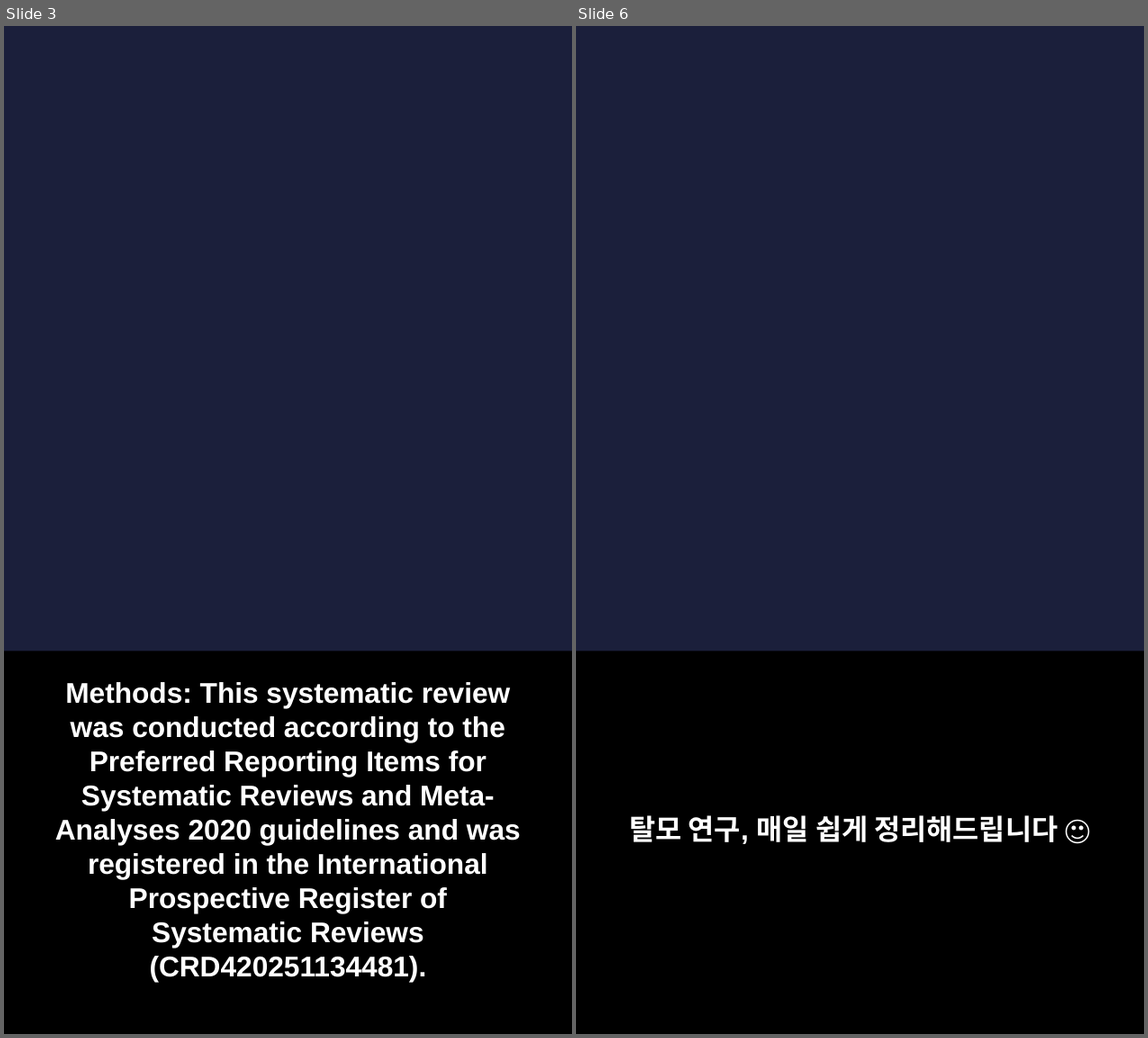
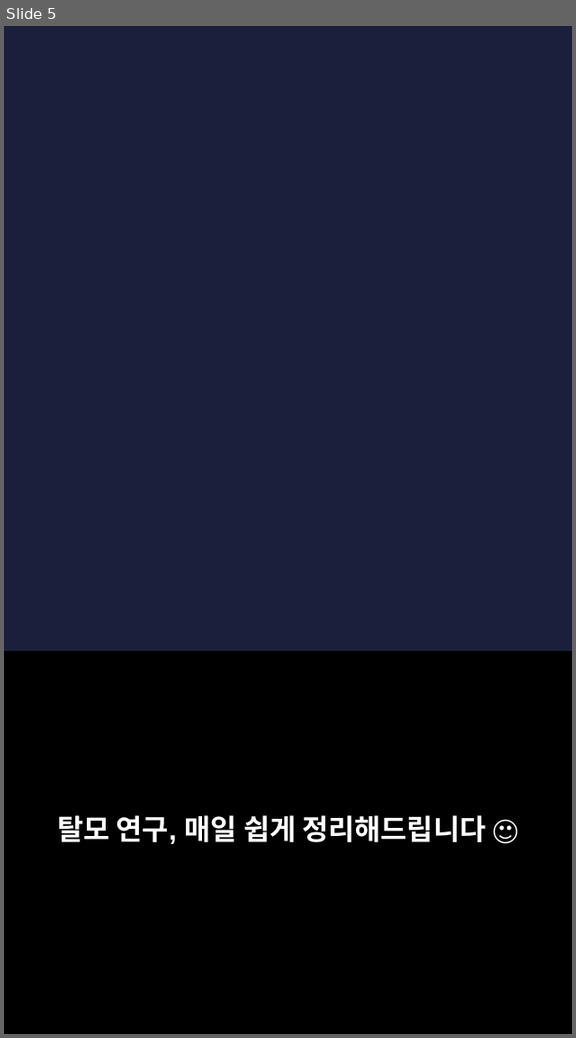
Before and after one commit to hyokang2010-BJ-ANTH/product-builder-test, a slide deck: pwa/data/latest/slides.pptx. Shown side by side, each under a label of ours: slides 3 and 6 before the commit, slide 5 after it; the slides between them are not shown. The pictures are 1148x1038 and 576x1038 pixels, drawn with LibreOffice and Linux fonts; fonts in the diff are those of the drawing; background and template pictures are left out. Boxes give left, top, right and bottom in pixels: in the first picture for what was removed or moved away, otherwise in the second. Text is boxed around its words. In the diff, an @@ line names an element or a change of style, - is before the commit and + after.

```diff
--- a/pwa/data/latest/slides.pptx
+++ b/pwa/data/latest/slides.pptx
@@ slide 3 removed at (4, 26, 572, 1034), background picture (left out) @@
@@ rectangle removed at (4, 652, 572, 1034) @@
@@ text removed at (55, 682, 521, 982) @@
-Methods: This systematic review was conducted according to the Preferred Reporting Items for Systematic Reviews and Meta-Analyses 2020 guidelines and was registered in the International Prospective Register of Systematic Reviews (CRD420251134481).
@@ what was slide 6 is now slide 5 @@
```
Also in this commit, not shown: 2 slides changed, 5 slides added, 6 other slides removed, 27 other files.
